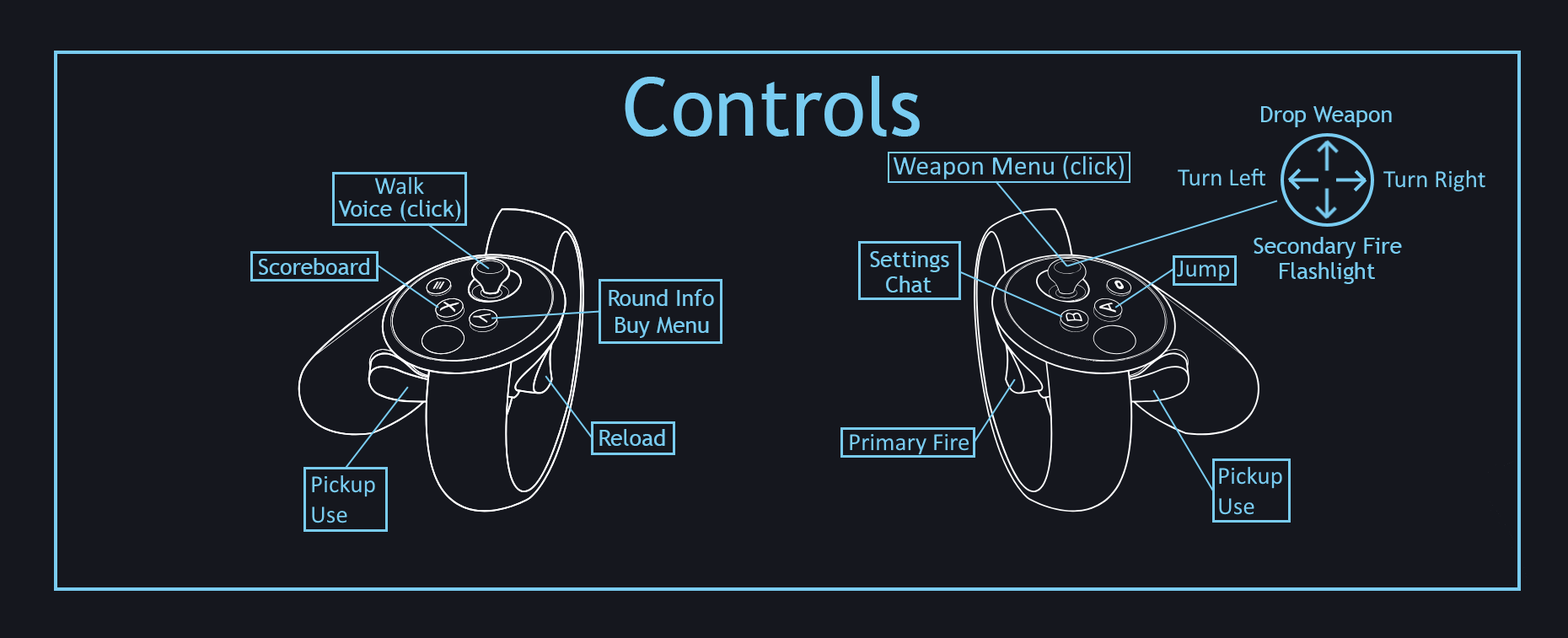
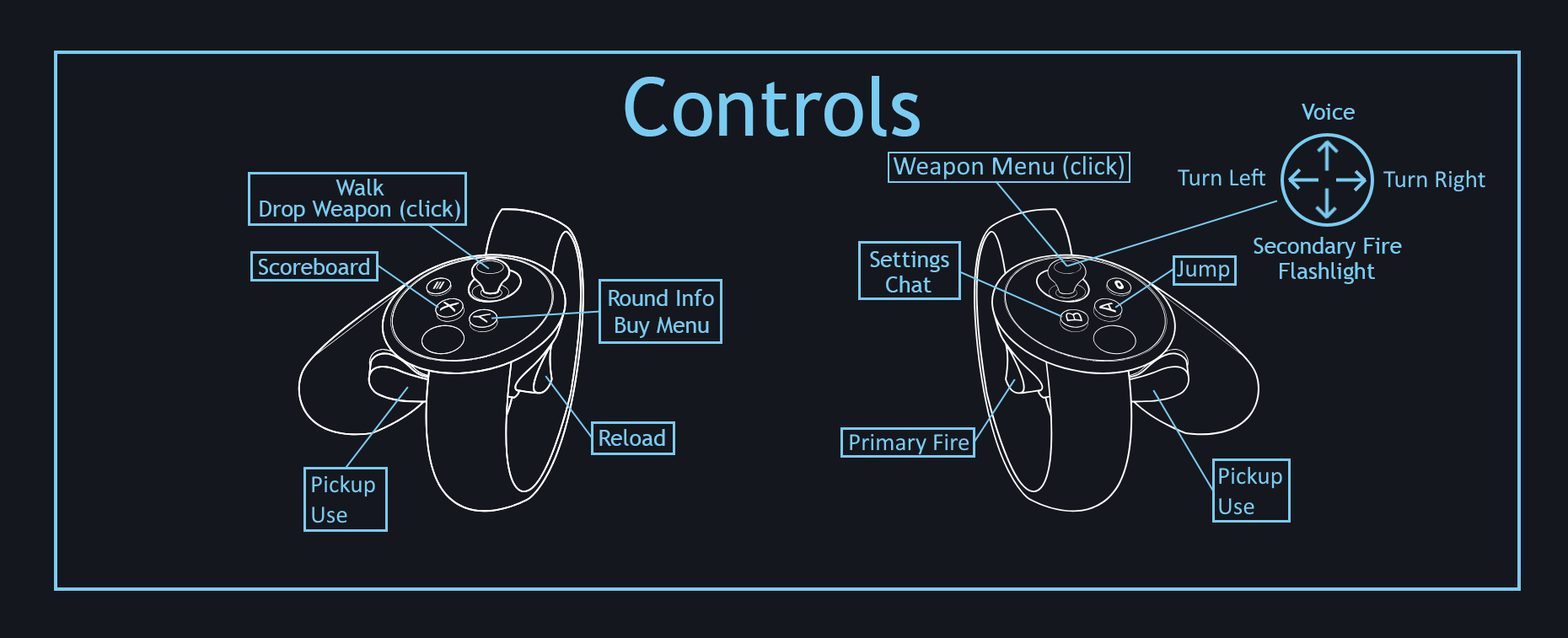
Two versions of the same layered image (1568px x 638px). Layer-by-layer changes:
painted on "Rectangle 1" (1st of 2) over bbox(247, 171, 335, 226)
removed layer "Layer 1" over bbox(402, 218, 459, 222)
painted on "Walk" over bbox(335, 177, 462, 222)
renamed "Drop Weapon" to "Drop Weapon (click)", painted on it over bbox(259, 106, 1392, 222)
painted on "Voice" over bbox(338, 103, 1355, 222)
